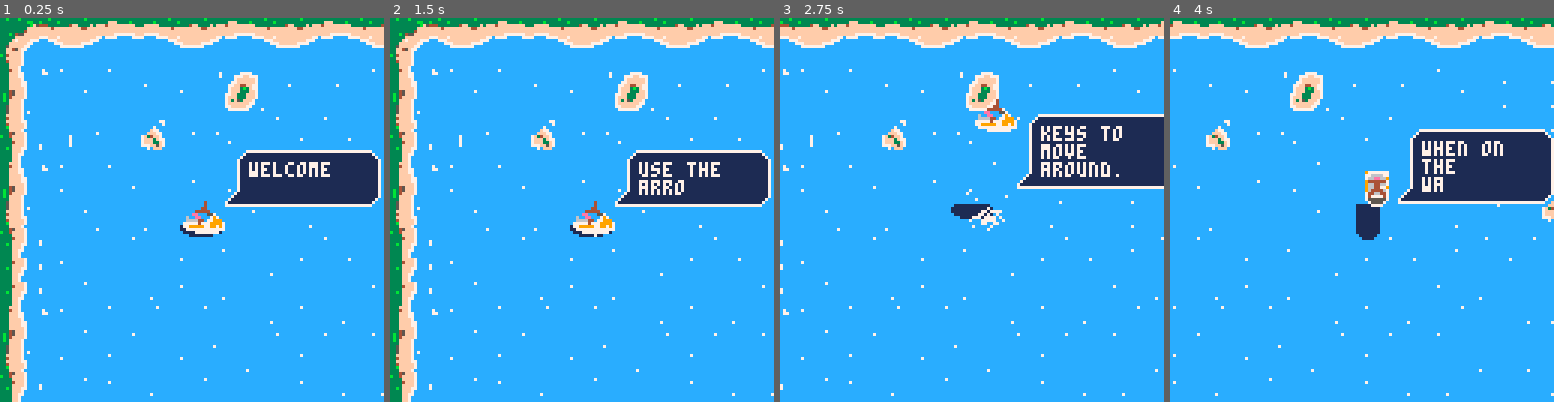
Above: before the commit, frames 1-4 (left to right).
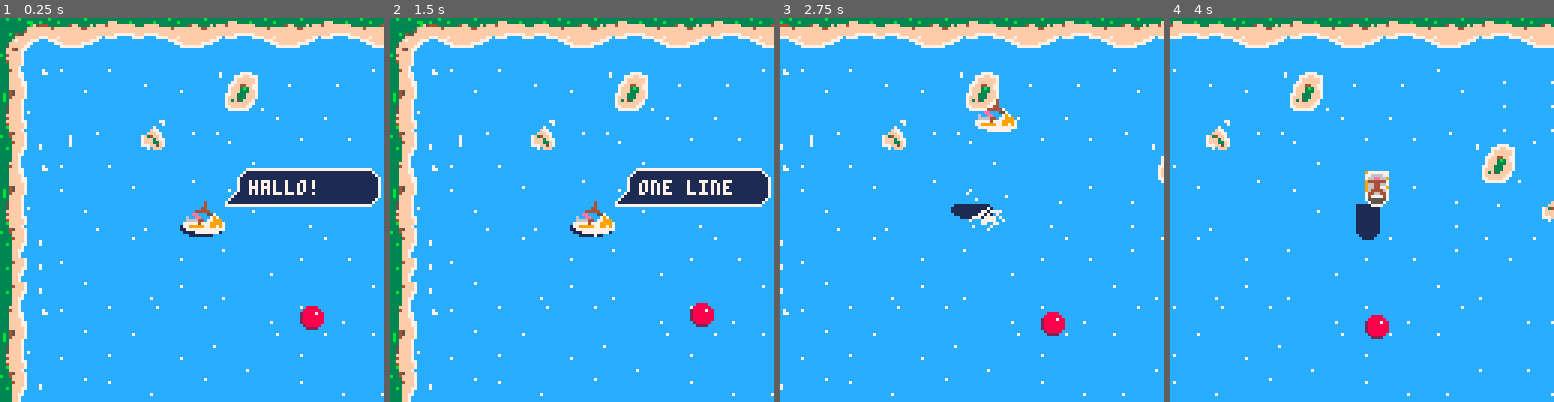
Above: after the commit, the same moments.

Repository: shieldyguy/jet-steeze-base
Game: PICO-8 cartridge jetski.p8
The game is run twice, just before and just after one commit, with the same random seed, the same clock (stepped at 60 frames per second) and the same inputs.
Inputs:
- Up to frame 1 (0.25 s): no input
- Up to frame 2 (1.5 s): tap X (X key) at 0.33, 1.07 s; tap O (Z key) at 0.7 s
- Up to frame 3 (2.75 s): hold Right 1.6-2.1 s; tap O (Z key) at 1.7, 2.1, 2.5 s; tap X (X key) at 1.85 s; hold Up 2.15-2.42 s; hold Right from 2.47 s (still down)
- Up to frame 4 (4 s): tap O (Z key) at 2.9, 3.3, 3.7 s; tap X (X key) at 2.97 s; release Right at 3.03 s; hold Left 3.08-3.58 s; hold Down 3.63-3.97 s

The runs differ from the first frame. In frame 1, 2.8% of the frame differs, in the area x 61-100%, y 34-82%; in frame 2, 2.7%; in frame 3, 7.2%; in frame 4, 7.6%, in the area x 50-100%, y 28-84%.

Commit message:
implement basic entity events

Diff:
--- a/dialogue_lib.p8
+++ b/dialogue_lib.p8
@@ -186,14 +186,10 @@
     -----------------------------------------------------------------------
     --  centre fill
     -----------------------------------------------------------------------
-    for i = 1, w - 2 do
-        for j = 1, h - 2 do
-            rectfill(
-                left_x + i * block_size, top_y + j * block_size,
-                left_x + i * block_size + block_size, top_y + j * block_size + block_size, fill_color
-            )
-        end
-    end
+    rectfill(
+        left_x + block_size, top_y + block_size,
+        left_x + block_size * (w - 1), top_y + block_size * (h - 1), fill_color
+    )
 
     -----------------------------------------------------------------------
     --  arrow
@@ -276,7 +272,7 @@
         end
 
         -- bubble height exactly matches the content
-        local bubble_height = max(2, used_lines)
+        local bubble_height = used_lines or 1
 
         -- fixed width
         local bubble_width = 8
--- a/jetski.p8
+++ b/jetski.p8
@@ -26,6 +26,34 @@
     ne = 2,
     sw = -8,
     se = 8
+}
+
+entities = {
+    {
+        name = "red_dot",
+        x = 100,
+        y = 100,
+        w = 10,
+        h = 10,
+        sprite = 42,
+        triggered = false,
+        event = function(self)
+            self.triggered = true
+            dtb_disp("woah, red dot!", pl)
+            dtb_disp("wudup, steve!", self, function() self.triggered = false end)
+        end,
+        draw = function(self)
+            spr(self.sprite, self.x, self.y, 1, 1, false, false)
+        end,
+        update = function(self)
+            self.y += sin(t()) * 0.5
+        end,
+        check_player_collision = function(self)
+            if (point_rect_collision(pl, self) and not self.triggered) then
+                self:event()
+            end
+        end
+    }
 }
 
 function _init()
@@ -75,9 +103,8 @@
     dtb_init()
 
     -- add some test dialogue (can be removed in production)
-    dtb_disp("welcome to jetski!", pl)
-    dtb_disp("use the arrow keys to move around.", pl)
-    dtb_disp("press o to jump when on the water. if my text is really long, it will wrap around to the next line.", pl)
+    dtb_disp("hallo! \n i'm steve.", pl)
+    dtb_disp("one line", pl)
 end
 
 function _update()
@@ -86,6 +113,8 @@
     move_player(pl)
     trigger_splashes()
     get_terrain_collision()
+    handle_entity_collisions()
+    update_entities()
     update_camera()
     dtb_update()
 end
@@ -101,6 +130,7 @@
 
     draw_player_shadow()
     draw_particles()
+    draw_entities()
     draw_player()
 
     -- Draw dialogue box if active
@@ -129,6 +159,18 @@
 
     cam_x = mid(0, cam_x, camera_max_x)
     cam_y = mid(0, cam_y, camera_max_y)
+end
+
+function update_entities()
+    for e in all(entities) do
+        e:update()
+    end
+end
+
+function draw_entities()
+    for e in all(entities) do
+        e:draw()
+    end
 end
 
 function trigger_splashes()
@@ -241,6 +283,20 @@
     end
 end
 
+function handle_entity_collisions()
+    -- flag to trigger an entities event is 7...
+    for e in all(entities) do
+        e:check_player_collision()
+    end
+end
+
+function point_rect_collision(p, r)
+    return p.x >= r.x
+            and p.x <= r.x + r.w
+            and p.y >= r.y
+            and p.y <= r.y + r.h
+end
+
 function get_direction(up, down, left, right)
     -- Determine compass direction
     dir_key = ""
@@ -351,7 +407,7 @@
 00000004400000000000000044000000000007544570000000007766667700000000766600040000711111000000000000007110000000000000000000000000
 0000044444000000000000445577000000009554455700000000766ee66900000076667660040000711111000000000000071110000000000000000000000000
 0000ee0005570000000004444455900000007444444900000000944444470000007667ee44040000711111000000000000711110000000000000000000000000
-00600ee0007970000000e4466445700000009664466900000000966446670000007766e764444000000000000000000000777770000000000000000000000000
+00600ee0007970000000e4466445700000009664466900000000966446670000007766e764444000711111000000000000777770000000000000000000000000
 006666440779990000066eeee6779000000096644767000000009664477900000079764644604000000000000000000000000000000000000000000000000000
 077777477799997000066766467990000000966ee667000000009644446700000079444647775500000000000000000000000000000000000000000000000000
 077999997799797000776676677970000000744ee447000000007446644700000007997747955000000000000000000000000000000000000000000000000000
@@ -361,14 +417,14 @@
 00000000000000000000000000000000000007777770000000000077770000000000000000000000000000000000000000000000000000000000000000000000
 00000000000000000000000000000000000000000000000000000000000000000000000000000000000000000000000000000000000000000000000000000000
 00000000000000000000000000000000000000000000000000000000000000000000000000000000000000000000000000000000000000000000000000000000
-00000000000000000000000000000000000000000000000000000000000000000000000000000000000000000000000000000000000000000000000000000000
-00000000000000000000000000000000000000000000000000000000000000000000000000000000000000000000000000000000000000000000000000000000
-00000000000000000000000000000000000000111100000000001111111100000000000000000000000000000000000000000000000000000000000000000000
-00000000000000000000000011000000000001111110000000001111111100000000111100000000000000000000000000000000000000000000000000000000
-00000000000000000000001111110000000011111111000000001111111100000011111110000000000000000000000000000000000000000000000000000000
-00000000000000000000011111111000000011111111000000001111111100000011111111000000000000000000000000000000000000000000000000000000
-00000000000000000000111111111000000011111111000000001111111100000011111111110000000000000000000000000000000000000000000000000000
-00111111111111000001111111111000000011111111000000001111111100000011111111111000000000000000000000000000000000000000000000000000
+00000000000000000000000000000000000000000000000000000000000000000000000000000000008888000000000000000000000000000000000000000000
+00000000000000000000000000000000000000000000000000000000000000000000000000000000088888800000000000000000000000000000000000000000
+00000000000000000000000000000000000000111100000000001111111100000000000000000000288887880000000000000000000000000000000000000000
+00000000000000000000000011000000000001111110000000001111111100000000111100000000288888880000000000000000000000000000000000000000
+00000000000000000000001111110000000011111111000000001111111100000011111110000000288888880000000000000000000000000000000000000000
+00000000000000000000011111111000000011111111000000001111111100000011111111000000288888880000000000000000000000000000000000000000
+00000000000000000000111111111000000011111111000000001111111100000011111111110000028888800000000000000000000000000000000000000000
+00111111111111000001111111111000000011111111000000001111111100000011111111111000002222000000000000000000000000000000000000000000
 01111111111111100001111111111000000011111111000000001111111100000011111111111000000000000000000000000000000000000000000000000000
 01111111111111100011111111111000000011111111000000001111111100000001111111111000000000000000000000000000000000000000000000000000
 00111111111111100011111111110000000011111111000000001111111100000000111111111000000000000000000000000000000000000000000000000000
@@ -474,7 +530,7 @@
 0000000000000000000000000000000000000000000000000000000000000000ccccccc7ffff3333000000000000000000000000000000000000000000000000
 0000000000000000000000000000000000000000000000000000000000000000ccccccc7fff53333000000000000000000000000000000000000000000000000
 __gff__
-0000000000000000000000000000000000000000000000000000000000000000000000000000000000000000000000000000000000000000000000000000000000000000000000000000000000000000000000000000000000000000000000000000000000000000000000000000000000000000000000000000000000000000
+0000000000000000000000000000000000000000000000000000000000000000000000000000000000008000000000000000000000000000000000000000000000000000000000000000000000000000000000000000000000000000000000000000000000000000000000000000000000000000000000000000000000000000
 0000000000000202020200020202020100000000000200010101020202020101000002020202010101010202000101010002020202000101010101010101000100000000000000000000000000000000000000000000000000000000000000000000000000000000000000000000000000000000000000000000000000000000
 __map__
 40414a4b4c4d4d4a4b4c4d4a4b4c4d4a4b4c4d4a4b4c4d4a4b4c4a4b4a4b4c4d4a4b4c4d4dc8c90000000000000000000000000000000000000000000000000000000000000000000000000000000000000000000000000000000000000000000000000000000000000000000000000000000000000000000000000000000000
@@ -485,7 +541,7 @@
 7879767475767774754647565756577475444546476c6d6c6d6465655674756465566465574e4f0000000000000000000000000000000000000000000000000000000000000000000000000000000000000000000000000000000000000000000000000000000000000000000000000000000000000000000000000000000000
 4849464746476464655657645c5d474775545556576c6d6c6d7475754756577475467475475e5f0000000000000000000000000000000000000000000000000000000000000000000000000000000000000000000000000000000000000000000000000000000000000000000000000000000000000000000000000000000000
 5859464756577474754647746c6d576c6d646566676c6d46474647566465576465565756576e6f0000000000000000000000000000000000000000000000000000000000000000000000000000000000000000000000000000000000000000000000000000000000000000000000000000000000000000000000000000000000
-68695657656465645c5d57808182476c6d747576776c6d565d5657467475477475464764657e7f0000000000000000000000000000000000000000000000000000000000000000000000000000000000000000000000000000000000000000000000000000000000000000000000000000000000000000000000000000000000
+68695657656465645c5d57478182476c6d747576776c6d565d5657467475477475464764657e7f0000000000000000000000000000000000000000000000000000000000000000000000000000000000000000000000000000000000000000000000000000000000000000000000000000000000000000000000000000000000
 78797475754647476c6d5c5d4746476c6d4647465c5d6d6c6d5d6c565756576465565774754e4f0000000000000000000000000000000000000000000000000000000000000000000000000000000000000000000000000000000000000000000000000000000000000000000000000000000000000000000000000000000000
 78794647805c5d575c5d6c6d575657565c5d57566c6d6c6d6c6d5d464746477475464746475e5f0000000000000000000000000000000000000000000000000000000000000000000000000000000000000000000000000000000000000000000000000000000000000000000000000000000000000000000000000000000000
 78795657566c6d466c6d5c5d475c5d466c6d5c5d5d46475d5c5d6d565756575657565756576e6f0000000000000000000000000000000000000000000000000000000000000000000000000000000000000000000000000000000000000000000000000000000000000000000000000000000000000000000000000000000000
